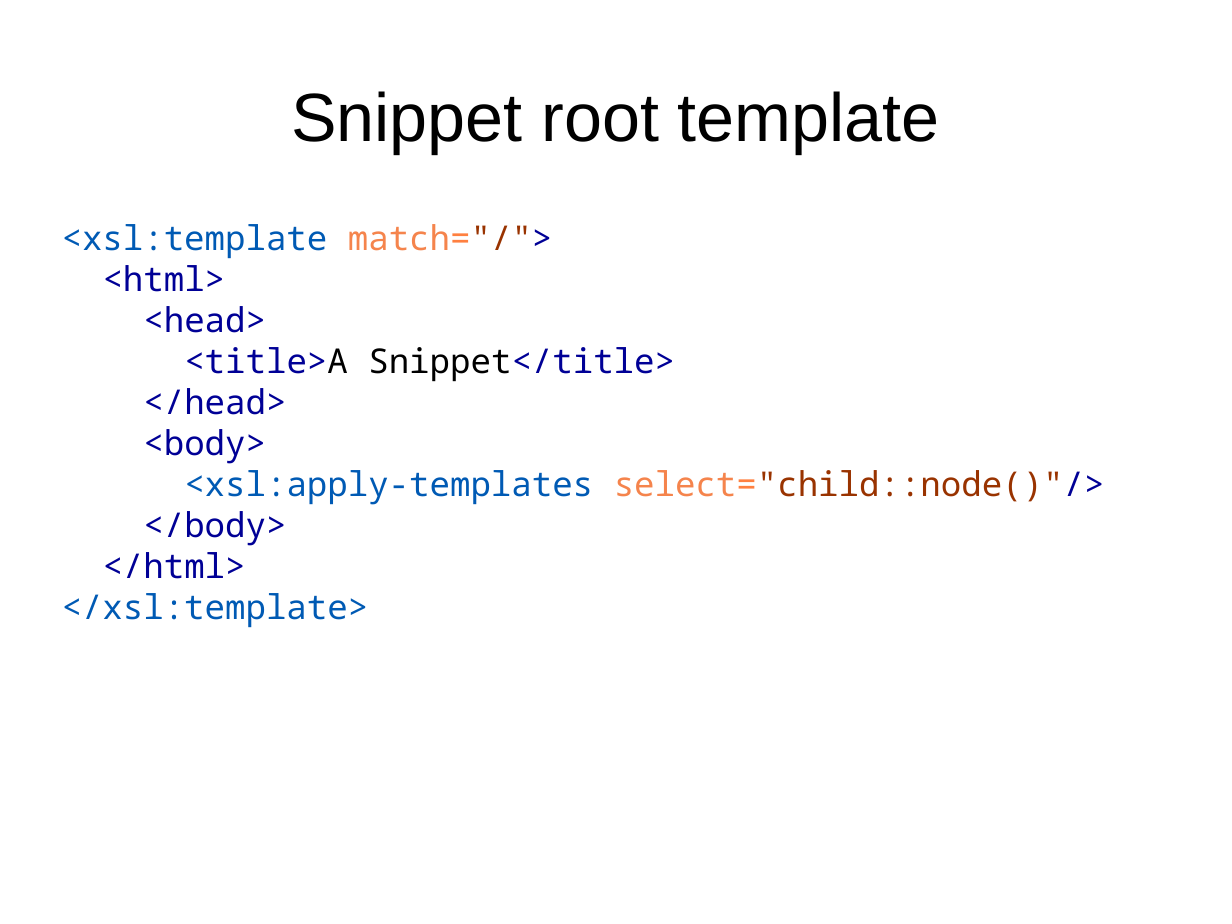
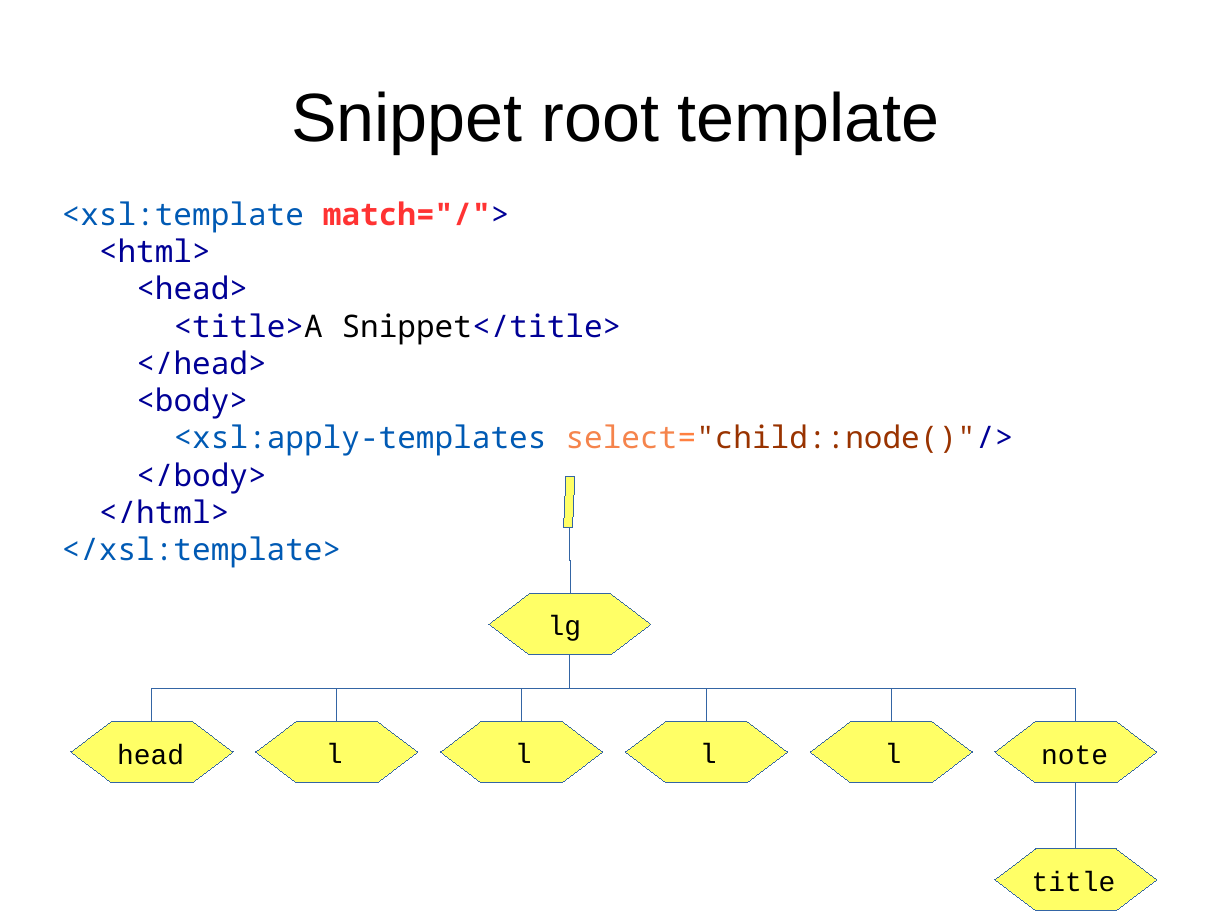
Before and after one commit to martindholmes/XSLT_workshops, a slide deck: slide 6 of intro/presentations/06_processing_model.odp. Drawn at 1232x924 pixels with LibreOffice and Linux fonts; fonts in the diff are those of the drawing. Boxes give left, top, right and bottom in pixels: in the first picture for what was removed or moved away, otherwise in the second. Text is boxed around its words. In the diff, an @@ line names an element or a change of style, - is before the commit and + after.

```diff
--- a/intro/presentations/06_processing_model.odp
+++ b/intro/presentations/06_processing_model.odp
@@ text "<xsl:template match="/"> <html> <head> <title>A ...": place and size @@
-text "<xsl:template match="/"> <html> <head> <title>A ..." at box(62, 224, 1105, 628)
+text "<xsl:template match="/"> <html> <head> <title>A ..." at box(62, 201, 1014, 568)
@@ text "<xsl:template match="/"> <html> <head> <title>A ..." at box(62, 201, 1014, 568): size 22 to 20 pt; text colour #F5844C to #FF3333, text colour #FF8040 to #FF3333, text colour #993300 to #FF3333, bold on in "match="/">" @@
@@ group added at box(72, 477, 1157, 910): 8 hexagons, 8 texts, 8 elbow lines, 1 flow chart input output @@
+lg
+head
+l
+l
+l
+note
+title
+l
```
Also in this commit, not shown: 2 slides added, 5 other files.
